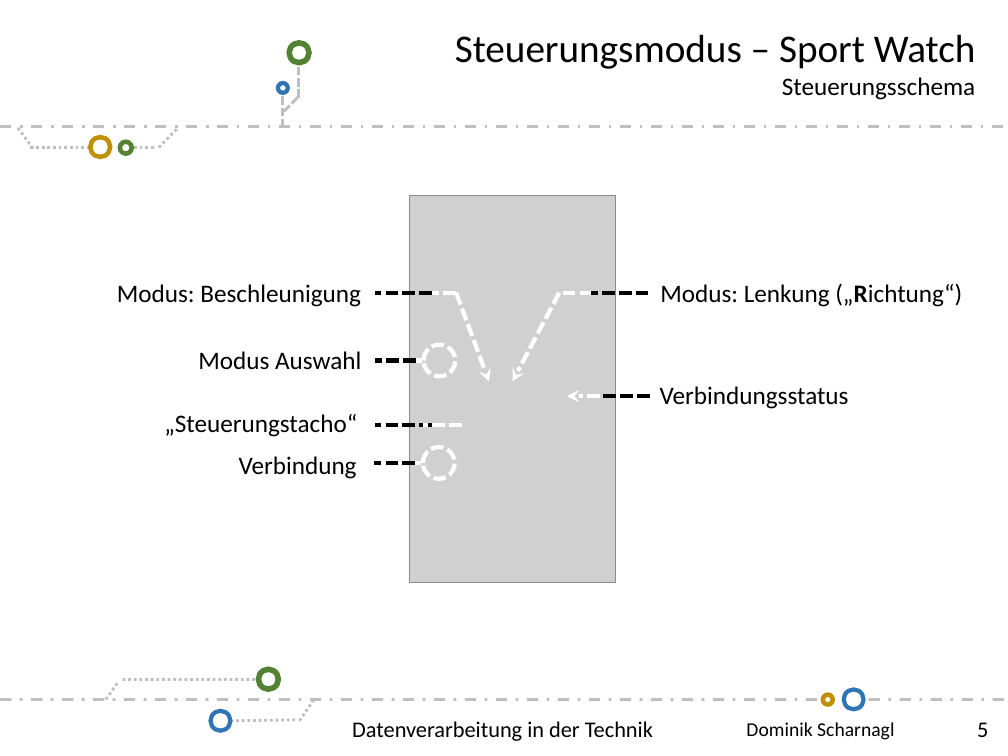
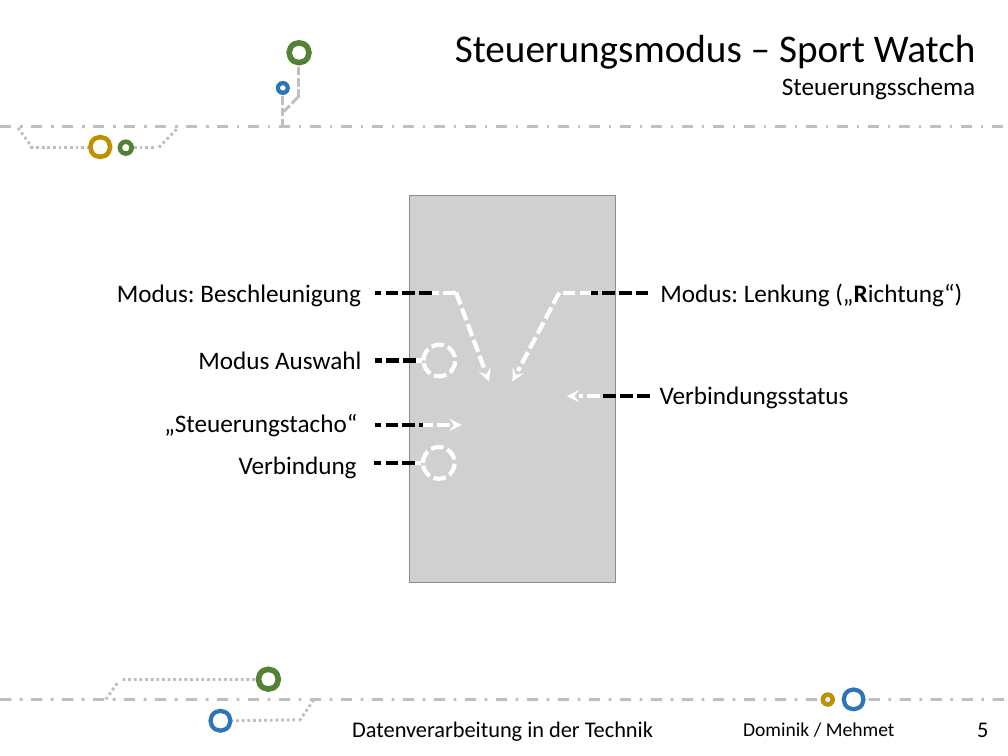
Before and after one commit to scd42636/DT_WS1718_02_StarCar, a slide deck: slide 5 of dokumentation/scd42636/Dominik-Scharnagl.pptx. Drawn at 1008x756 pixels with LibreOffice and Linux fonts; fonts in the diff are those of the drawing; grey boxes stand for pictures; background and template pictures are left out. Boxes give left, top, right and bottom in pixels: in the first picture for what was removed or moved away, otherwise in the second. Text is boxed around its words. In the diff, an @@ line names an element or a change of style, - is before the commit and + after.

```diff
--- a/dokumentation/scd42636/Dominik-Scharnagl.pptx
+++ b/dokumentation/scd42636/Dominik-Scharnagl.pptx
@@ line (462, 425) - (423, 425): line to arrow @@
@@ text at bbox=[743, 722, 895, 736]: text changed @@
-Dominik Scharnagl
+Dominik / Mehmet
```
Also in this commit, not shown: 10 other slides changed, 2 slides added, 1 slide removed.
